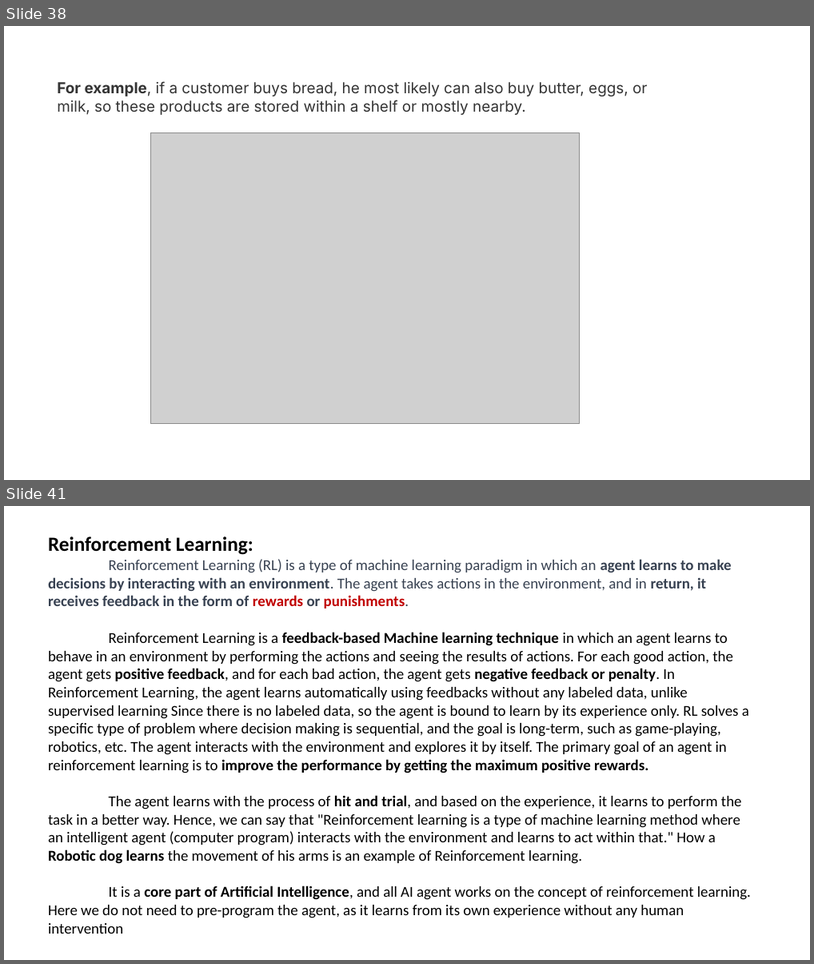
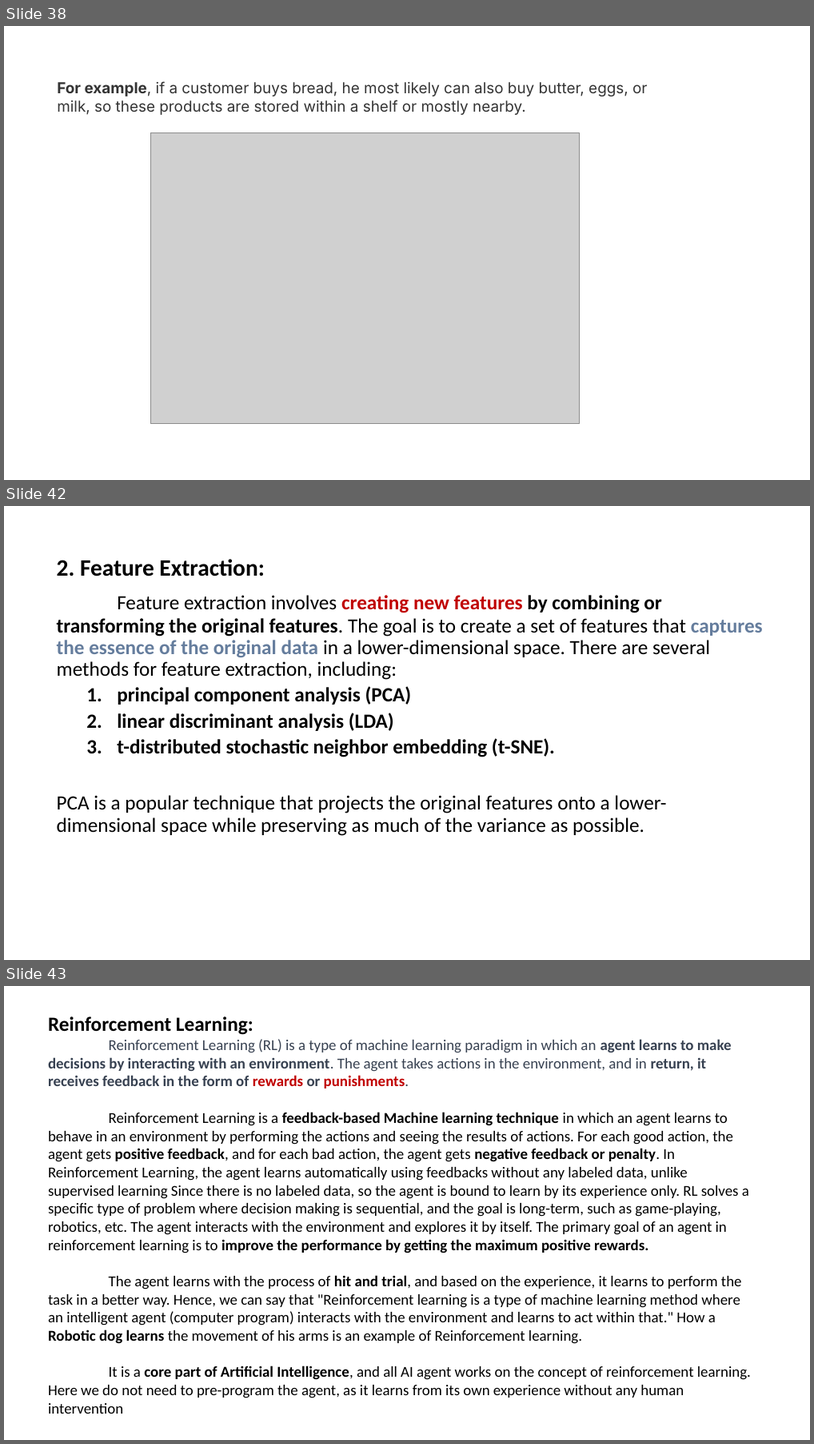
Before and after one commit to PRAMODNAIK-DEV/MCA-2nd-Sem-ML-Data-Analytics-Shridevi-College, a slide deck: Theory Class-Notes/Machine Learning Complete Theory.pptx. Shown one above the other, each under a label of ours: slides 38 and 41 before the commit, slides 38, 42 and 43 after it; the slides between them are not shown. The pictures are 814x964 and 814x1444 pixels, drawn with LibreOffice and Linux fonts; fonts in the diff are those of the drawing; grey boxes stand for pictures. Boxes give left, top, right and bottom in pixels: in the first picture for what was removed or moved away, otherwise in the second. Text is boxed around its words. In the diff, an @@ line names an element or a change of style, - is before the commit and + after.

```diff
--- a/Theory Class-Notes/Machine Learning Complete Theory.pptx
+++ b/Theory Class-Notes/Machine Learning Complete Theory.pptx
@@ slide 42 added at (4, 506, 810, 960), background #FFFFFF @@
@@ text added at (57, 559, 763, 836), 24 pt, text #000000 @@
+2. Feature Extraction:
+Feature extraction involves creating new features by combining or transforming the original features. The goal is to create a set of features that captures the essence of the original data in a lower-dimensional space. There are several methods for feature extraction, including:
+  1. principal component analysis (PCA)
+  2. linear discriminant analysis (LDA)
+  3. t-distributed stochastic neighbor embedding (t-SNE).
+PCA is a popular technique that projects the original features onto a lower-dimensional space while preserving as much of the variance as possible.
@@ what was slide 41 is now slide 43 @@
```
Also in this commit, not shown: 2 slides changed, 1 other slide added, 2 other files.
